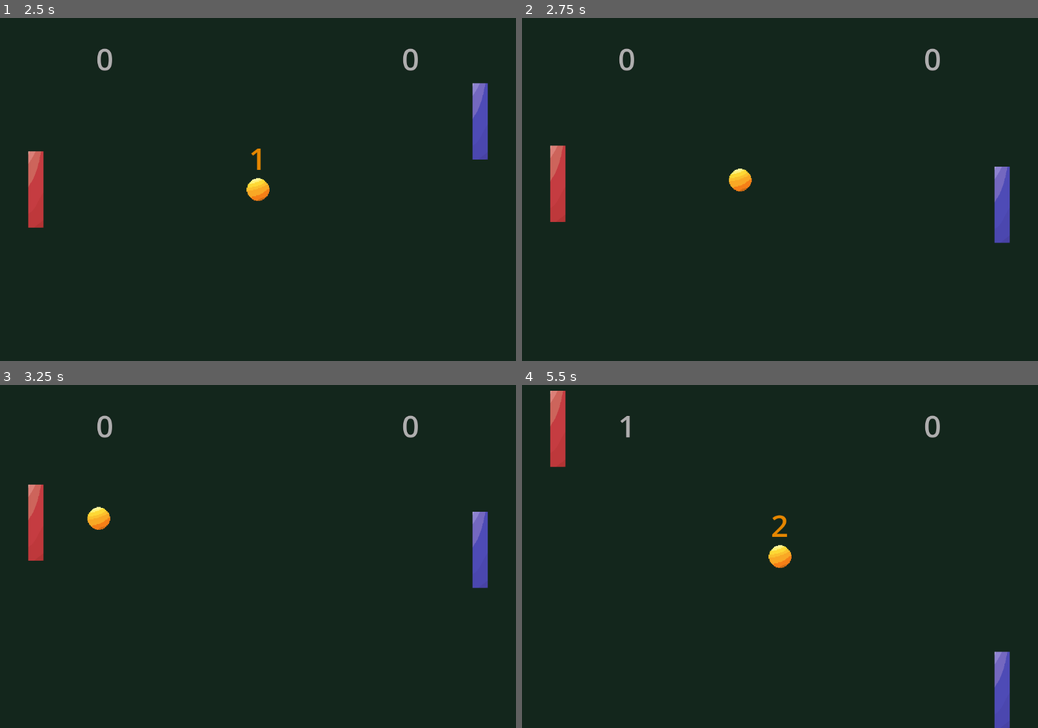
Above: before the commit, frames 1-4 (two rows, left to right).
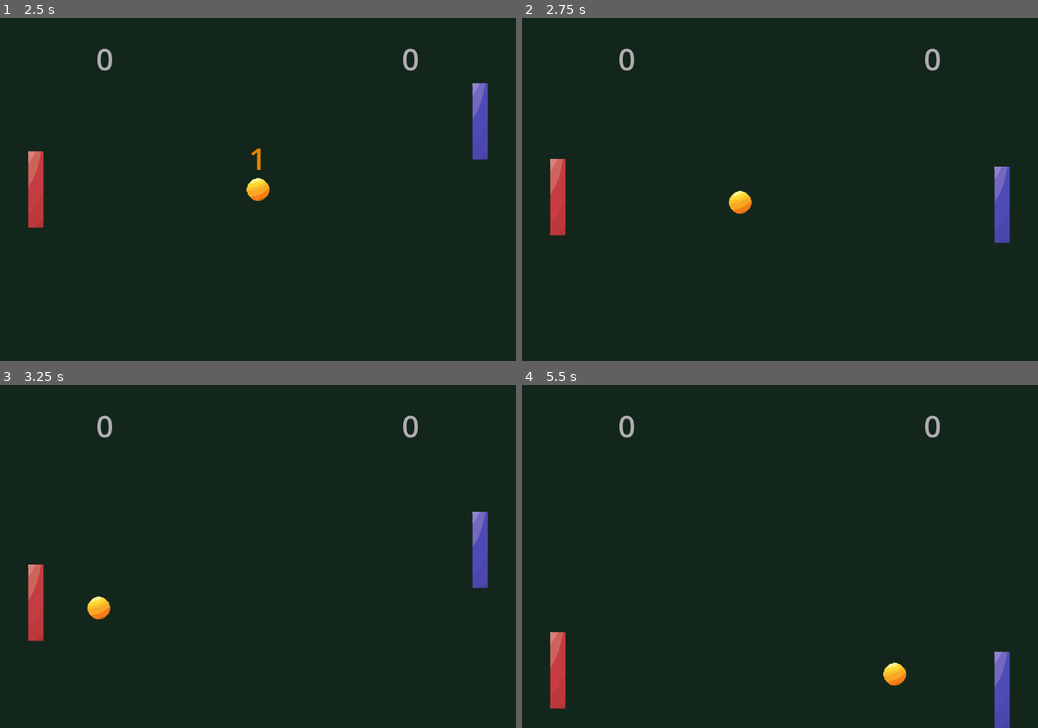
Above: after the commit, the same moments.

Repository: treegem/SweetPong
Game: Godot game, scene res://main.tscn
Two runs of this game, one before a commit and one after it. Both use one fixed random seed, a clock stepped at 60 frames per second and the inputs below.
Inputs:
- Up to frame 1 (2.5 s): click "Play" at 0.5 s; tap Enter (ui_accept) at 1.25, 1.52, 2.27 s; hold Up (ui_up) 1.28-2.03 s; hold Down (ui_down) from 2.03 s (still down)
- Up to frame 2 (2.75 s): keep holding Down (ui_down)
- Up to frame 3 (3.25 s): release Down (ui_down) at 2.78 s; hold Up (ui_up) from 2.78 s (still down)
- Up to frame 4 (5.5 s): tap Enter (ui_accept) at 3.77, 4.52, 5.27 s; release Up (ui_up) at 4.28 s; hold Down (ui_down) from 4.28 s (still down)

Frame 1 is identical in both runs. In frame 2, 0.8% of the frame differs, in the area x 5-45%, y 37-64%; in frame 3, 1.9%; in frame 4, 2.1%, in the area x 5-75%, y 1-95%.

Commit message:
refactor ball

Diff:
--- a/main.tscn
+++ b/main.tscn
@@ -1,9 +1,11 @@
-[gd_scene load_steps=12 format=3 uid="uid://br61pmryswr2u"]
+[gd_scene load_steps=14 format=3 uid="uid://br61pmryswr2u"]
 
 [ext_resource type="PackedScene" uid="uid://c1jwk3ajsu0g4" path="res://ball.tscn" id="1_coiua"]
 [ext_resource type="Script" path="res://scripts/main.gd" id="1_f34xu"]
 [ext_resource type="PackedScene" uid="uid://b3opiqrmefvoj" path="res://player_paddle.tscn" id="2_4ndp0"]
 [ext_resource type="PackedScene" uid="uid://citvf4x1ff0bw" path="res://wall.tscn" id="3_ego6x"]
+[ext_resource type="Script" path="res://scripts/PlayerScore.gd" id="3_jbhdc"]
+[ext_resource type="Script" path="res://scripts/EnemyScore.gd" id="4_wxum1"]
 [ext_resource type="Script" path="res://scripts/CountdownLabel.gd" id="5_bka5m"]
 [ext_resource type="PackedScene" uid="uid://cf8aqhigmevk5" path="res://menu.tscn" id="6_34ip2"]
 [ext_resource type="PackedScene" uid="uid://bka4tnjrvfs8v" path="res://SoundService.tscn" id="7_em0qt"]
@@ -48,6 +50,7 @@
 label_settings = SubResource("LabelSettings_gi34m")
 horizontal_alignment = 1
 vertical_alignment = 1
+script = ExtResource("3_jbhdc")
 
 [node name="EnemyScore" type="Label" parent="."]
 offset_left = 200.0
@@ -58,6 +61,7 @@
 label_settings = SubResource("LabelSettings_gi34m")
 horizontal_alignment = 1
 vertical_alignment = 1
+script = ExtResource("4_wxum1")
 
 [node name="Ball" parent="." instance=ExtResource("1_coiua")]
 position = Vector2(540, 360)
@@ -104,8 +108,13 @@
 [node name="EnemyPaddle" parent="." instance=ExtResource("8_2u437")]
 position = Vector2(75, 360)
 
+[connection signal="enemy_scored" from="." to="EnemyScore" method="_on_main_enemy_scored"]
+[connection signal="new_round_started" from="." to="Ball" method="reset"]
+[connection signal="new_round_started" from="." to="CountdownLabel" method="count_down"]
+[connection signal="new_round_started" from="." to="Menu" method="_on_main_new_round_started"]
 [connection signal="player_loses" from="." to="SoundService" method="play_lose_sound"]
 [connection signal="player_loses" from="." to="Menu" method="display_player_loses"]
+[connection signal="player_scored" from="." to="PlayerScore" method="_on_main_player_scored"]
 [connection signal="player_wins" from="." to="SoundService" method="play_win_sound"]
 [connection signal="player_wins" from="." to="Menu" method="display_player_wins"]
 [connection signal="hit_enemy" from="Ball" to="SoundService" method="play_enemy_sound"]
--- /dev/null
+++ b/scripts/EnemyScore.gd
@@ -0,0 +1,6 @@
+extends Label
+
+
+func _on_main_enemy_scored(score):
+	print("enemy scored")
+	text = str(score)
--- /dev/null
+++ b/scripts/PlayerScore.gd
@@ -0,0 +1,5 @@
+extends Label
+
+
+func _on_main_player_scored(score):
+	text = str(score)
--- a/scripts/ball.gd
+++ b/scripts/ball.gd
@@ -2,19 +2,17 @@
 
 class_name Ball
 
-# TODO add acceleration to beginning
-
 signal hit_player
 signal hit_enemy
 
-var SPEED = 500
-var direction = Vector2.ZERO
+var speed: int
+var direction: Vector2
 
 func _ready():
 	reset()
 
 func _physics_process(delta):
-	var collision: KinematicCollision2D  = move_and_collide(direction * SPEED * delta)
+	var collision: KinematicCollision2D  = move_and_collide(direction * speed * delta)
 	if collision:
 		direction = direction.bounce(collision.get_normal())
 		var collider = collision.get_collider()
@@ -29,13 +27,10 @@
 	direction.y += (position.y - paddle.position.y) / 200
 
 func reset():
-	SPEED = 0
+	speed = 0
 	direction.x = [-1, 1][randi() % 2]
 	direction.y = randf_range(-0.5, 0.5)
 	set_position(get_viewport_rect().size / 2)
 
-func start():
-	SPEED = 500
-
 func _on_coutndown_timer_timeout():
-	start()
+	speed = 500
--- a/scripts/enemy_paddle.gd
+++ b/scripts/enemy_paddle.gd
@@ -1,6 +1,3 @@
 extends Paddle
 
 class_name EnemyPaddle
-
-func _physics_process(delta):
-	pass
--- a/scripts/main.gd
+++ b/scripts/main.gd
@@ -2,31 +2,29 @@
 
 signal player_wins
 signal player_loses
+signal player_scored(score: int)
+signal enemy_scored(score: int)
+signal new_round_started
 
 const MAX_SCORE = 3
 
 var playerScore = 0
 var enemyScore = 0
 
-func _process(_delta):
-	$PlayerScore.text = str(playerScore)
-	$EnemyScore.text = str(enemyScore)
-
 func _physics_process(delta):
 	move_enemy_paddle(delta)
-
-func _ready():
-	$Ball.reset()
 
 func _on_player_goal_body_entered(body):
 	if body is Ball:
 		enemyScore += 1
 		proceed_after_goal()
+		emit_signal("enemy_scored", enemyScore)
 
 func _on_enemy_goal_body_entered(body):
 	if body is Ball:
 		playerScore += 1
 		proceed_after_goal()
+		emit_signal("player_scored", playerScore)
 
 func proceed_after_goal():
 	if playerScore == MAX_SCORE:
@@ -34,11 +32,7 @@
 	elif enemyScore == MAX_SCORE:
 		emit_signal("player_loses")
 	else:
-		start_new_round()
-
-func start_new_round():
-	$CountdownLabel.count_down()
-	$Ball.reset()
+		emit_signal("new_round_started")
 
 func reset_scores():
 	playerScore = 0
@@ -46,8 +40,7 @@
 
 func _on_menu_play_button_pressed():
 	reset_scores()
-	$Menu.hide()
-	start_new_round()
+	emit_signal("new_round_started")
 
 func move_enemy_paddle(delta):
 	var distance = $Ball.position.y - $EnemyPaddle.position.y
--- a/scripts/menu.gd
+++ b/scripts/menu.gd
@@ -16,3 +16,6 @@
 func display_player_loses():
 	$Label.text = "You lose"
 	show()
+
+func _on_main_new_round_started():
+	hide()
